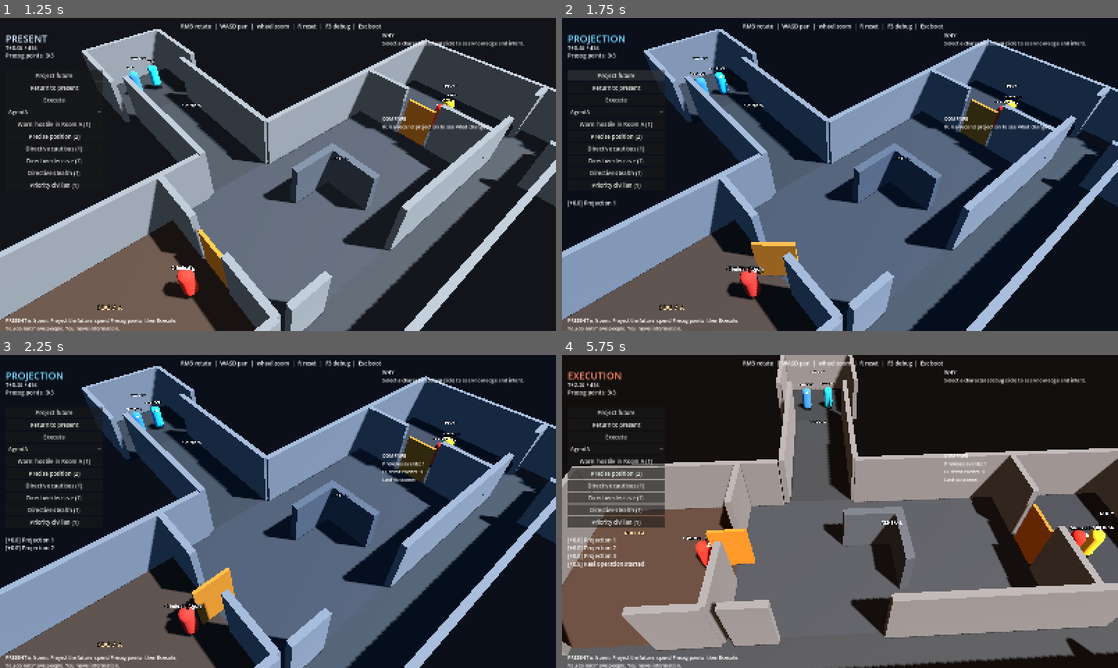
Above: before the commit, frames 1-4 (two rows, left to right).
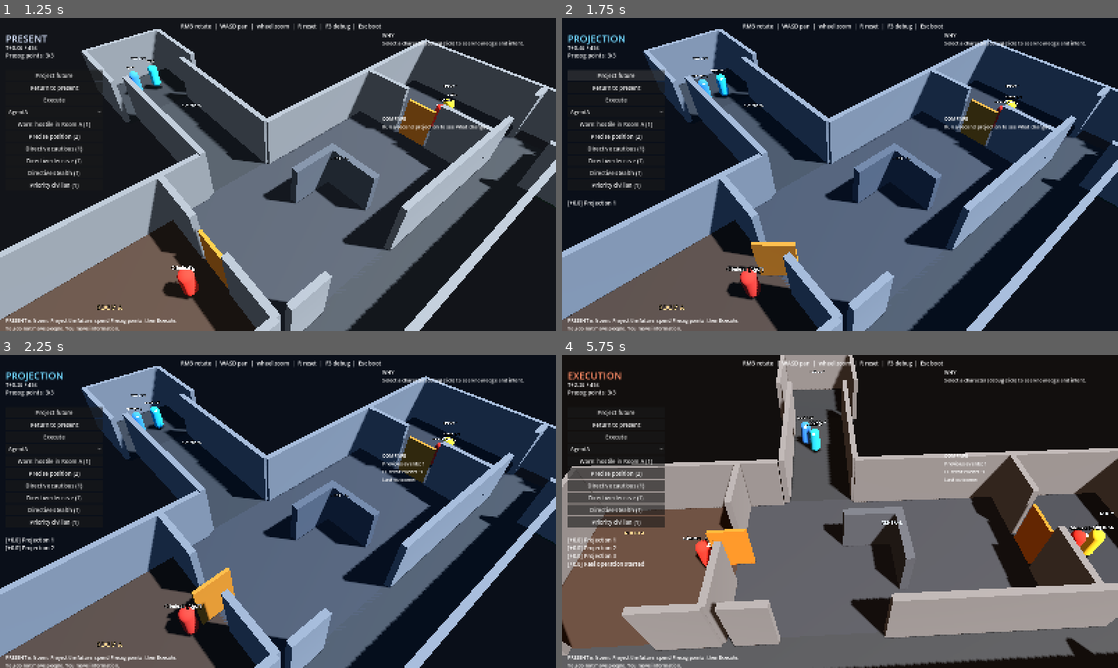
Above: after the commit, the same moments.

Repository: alessandro-bertola/Precog3D
Game: Godot game, scene res://ui/boot.tscn
Two runs of this game, one before a commit and one after it. Both use one fixed random seed, a clock stepped at 60 frames per second and the inputs below.
Inputs (mouse positions are in pixels of both pictures, inside the frame that each line leads up to):
- Up to frame 1 (1.25 s): click "Open Level 1" at 0.5 s
- Up to frame 2 (1.75 s): click "Project future" at 1.25 s
- Up to frame 3 (2.25 s): tap Enter (ui_accept) at 2 s; move the mouse to (400, 495) at 2.02 s; hold Right (ui_right) from 2.03 s (still down); tap R at 2.1 s; click (400, 495) at 2.17 s
- Up to frame 4 (5.75 s): tap Enter (ui_accept) at 2.27 s; release Right (ui_right) at 2.75 s; drag from (728, 527) to (812, 574) at 2.77 s; click "Execute" at 3.5 s; move the mouse to (895, 442) at 4.27 s; hold Right (ui_right) 4.28-5 s; hold E 4.28-5 s; drag from (812, 574) to (673, 464) at 5.02 s

Frame 1 is identical in both runs. In frame 2, 0.2% of the frame differs, in the area x 23-31%, y 15-27%; in frame 3, less than 0.1%; in frame 4, 0.6%, in the area x 41-49%, y 8-32%.

Commit message:
Advance along the nav polyline from the closest vertex, not the start.
The first path point is the spawn. After a step it sits behind the pawn, so a naive scan steered them backward and they never left the entrance.

Co-authored-by: alessandro-bertola <alessandro-bertola@users.noreply.github.com>

Diff:
--- a/precog-3d/sim/pawn.gd
+++ b/precog-3d/sim/pawn.gd
@@ -539,21 +539,35 @@
 	if _nav == null:
 		return Vector3.ZERO
 	var path := _nav.get_current_navigation_path()
-	var pick := Vector3.ZERO
+	if path.is_empty():
+		var via := _nav.get_next_path_position() - global_position
+		via.y = 0.0
+		return via if via.length() >= 0.08 else Vector3.ZERO
+	var best_i := 0
+	var best_d := 999.0
 	for i in path.size():
+		var to_pt: Vector3 = path[i] - global_position
+		to_pt.y = 0.0
+		var dist := to_pt.length()
+		if dist < best_d:
+			best_d = dist
+			best_i = i
+	var goal_flat := Vector3.ZERO
+	if goal_pos.x != INF:
+		goal_flat = goal_pos - global_position
+		goal_flat.y = 0.0
+	for i in range(best_i, path.size()):
 		var d: Vector3 = path[i] - global_position
 		d.y = 0.0
 		if d.length() < 0.30:
 			continue
-		pick = d
-		if d.length() >= 0.90:
-			break
-	if pick.length() >= 0.08:
-		return pick
-	var via := _nav.get_next_path_position() - global_position
-	via.y = 0.0
-	if via.length() >= 0.08:
-		return via
+		if goal_flat.length() > 0.5 and d.normalized().dot(goal_flat.normalized()) < -0.2:
+			continue
+		return d
+	var last: Vector3 = path[path.size() - 1] - global_position
+	last.y = 0.0
+	if last.length() >= 0.08:
+		return last
 	return Vector3.ZERO
 
 
